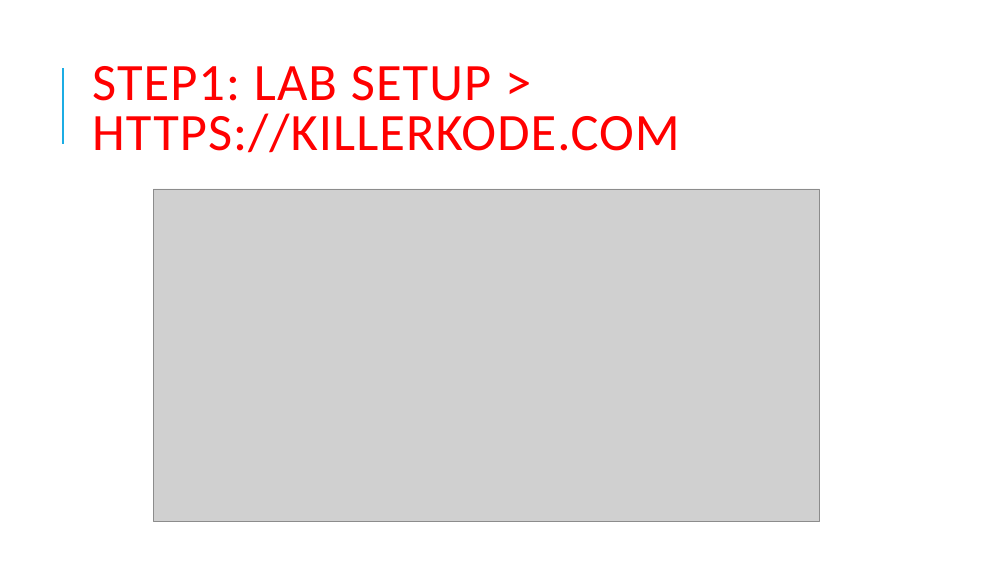
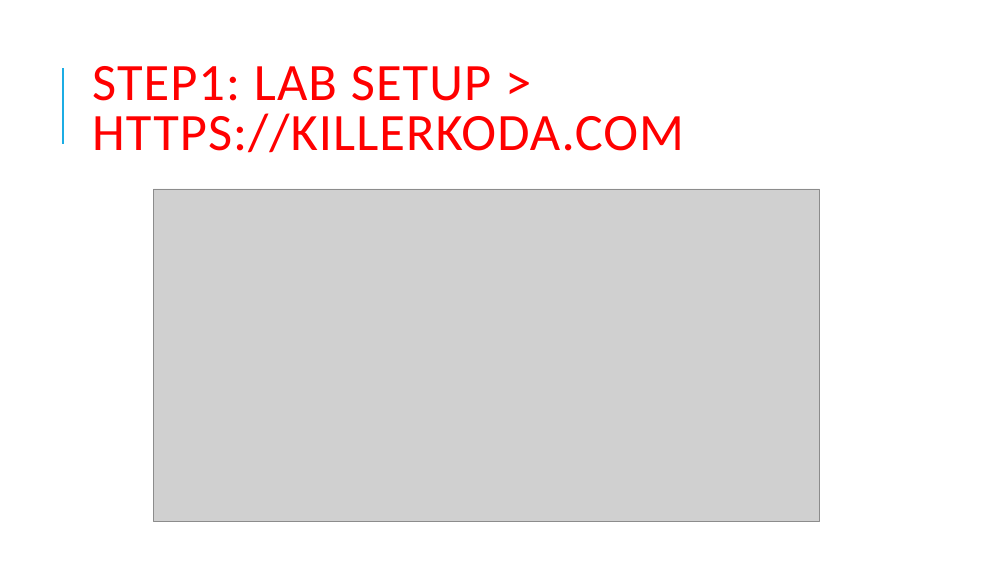
Before and after one commit to JanbaskDevops/Batch1, a slide deck: slide 1 of MyLearnings/Cloud Computing with Azure/Terraform Packer and Golden Image/PPT for Class/Class1- Terraform lab setup.pptx. Drawn at 1008x567 pixels with LibreOffice and Linux fonts; fonts in the diff are those of the drawing; grey boxes stand for pictures. Boxes give left, top, right and bottom in pixels: in the first picture for what was removed or moved away, otherwise in the second. Text is boxed around its words. In the diff, an @@ line names an element or a change of style, - is before the commit and + after.

```diff
--- a/MyLearnings/Cloud Computing with Azure/Terraform Packer and Golden Image/PPT for Class/Class1- Terraform lab setup.pptx
+++ b/MyLearnings/Cloud Computing with Azure/Terraform Packer and Golden Image/PPT for Class/Class1- Terraform lab setup.pptx
@@ title at bbox=[92, 66, 684, 153]: text changed @@
-STEP1: LAB SETUP > HTTPS://KILLERKODE.COM
+STEP1: LAB SETUP > HTTPS://KILLERKODA.COM
```
Also in this commit, not shown: 26 other files.
